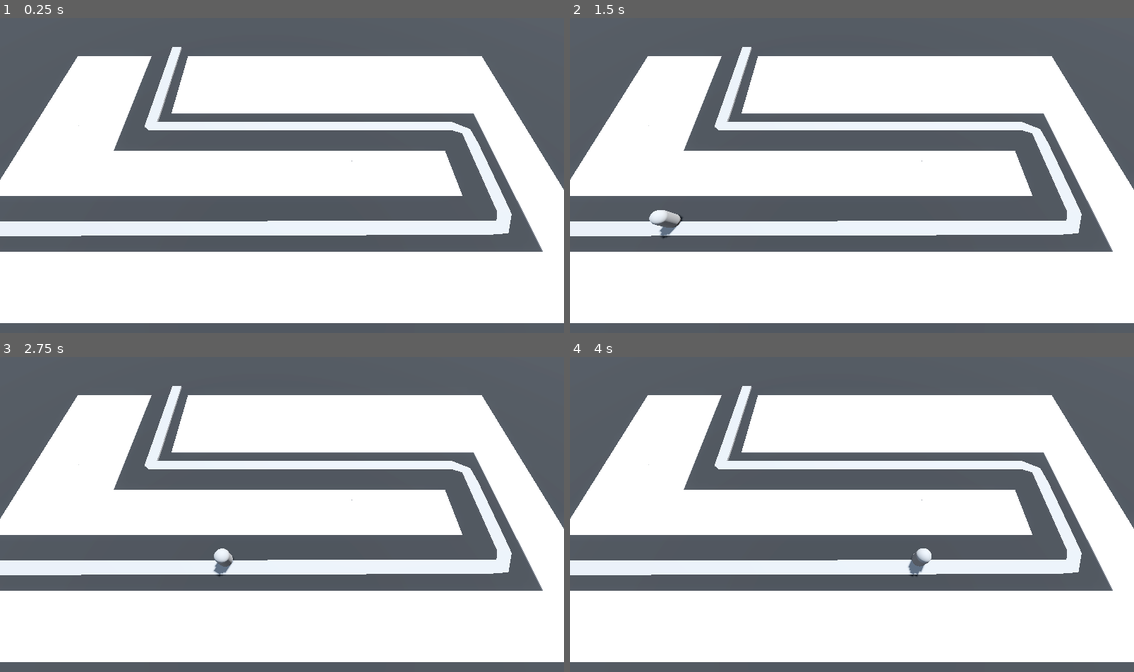
Above: before the commit, frames 1-4 (two rows, left to right).
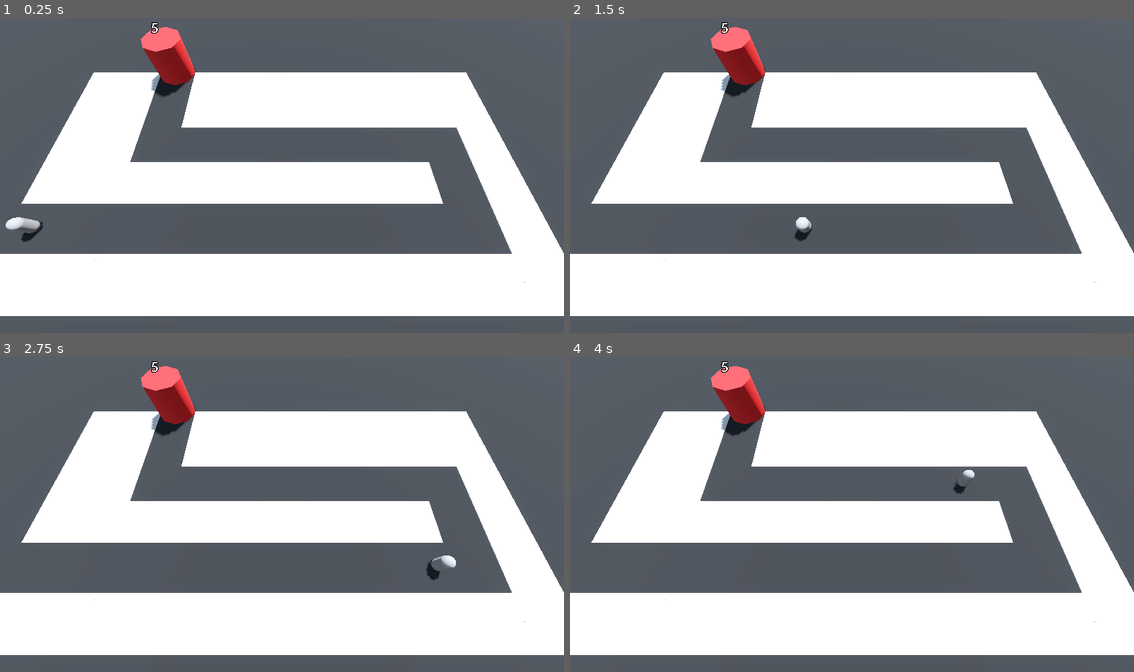
Above: after the commit, the same moments.

Repository: sushant102004/Barbarian-Tower-Defense-Game
Game: Godot game, scene res://Scenes/BaseLevel.tscn
Same seed, same stepped clock (60 frames per second), same inputs: the game is played once before the commit and once after it. The project has no main scene, so this scene is started directly.
Inputs:
- Up to frame 1 (0.25 s): no input
- Up to frame 2 (1.5 s): no input
- Up to frame 3 (2.75 s): no input
- Up to frame 4 (4 s): no input

The runs differ from the first frame. In frame 1, 25% of the frame differs, in the area x 0-100%, y 1-97%; in frame 2, 25%; in frame 3, 25%; in frame 4, 25%.

Commit message:
Added Enemy Script

Diff:
--- a/Scenes/BaseLevel.tscn
+++ b/Scenes/BaseLevel.tscn
@@ -1,7 +1,8 @@
-[gd_scene load_steps=8 format=3 uid="uid://mfu7mp73nbk3"]
+[gd_scene load_steps=9 format=3 uid="uid://mfu7mp73nbk3"]
 
 [ext_resource type="MeshLibrary" uid="uid://cxjnuf1bdu6d1" path="res://MeshLibrary/SpaceLibrary.tres" id="1_flhrr"]
 [ext_resource type="PackedScene" uid="uid://c63bwcchio3ny" path="res://Scenes/enemy.tscn" id="2_hqm3o"]
+[ext_resource type="PackedScene" uid="uid://b3e2wpbf3hhpu" path="res://Scenes/base.tscn" id="3_m1yhr"]
 
 [sub_resource type="ProceduralSkyMaterial" id="ProceduralSkyMaterial_2n4vu"]
 sky_horizon_color = Color(0.64625, 0.65575, 0.67075, 1)
@@ -26,7 +27,7 @@
 }
 point_count = 5
 
-[node name="BaseLevel" type="Node3D"]
+[node name="Level" type="Node3D"]
 
 [node name="WorldEnvironment" type="WorldEnvironment" parent="."]
 environment = SubResource("Environment_dsdf3")
@@ -40,7 +41,7 @@
 material_override = SubResource("StandardMaterial3D_w6oyp")
 
 [node name="Camera3D" type="Camera3D" parent="."]
-transform = Transform3D(1, 0, 0, 0, 0.422618, 0.906308, 0, -0.906308, 0.422618, -1.756, 15, 9.18127)
+transform = Transform3D(1, 0, 0, 0, 0.422618, 0.906308, 0, -0.906308, 0.422618, -1.756, 17.074, 9.181)
 
 [node name="GridMap" type="GridMap" parent="."]
 mesh_library = ExtResource("1_flhrr")
@@ -55,6 +56,7 @@
 
 [node name="CSGPolygon3D" type="CSGPolygon3D" parent="Path3D"]
 transform = Transform3D(1, 0, 0, 0, 0.15, 0, 0, 0, 1, 0, 0, 0)
+visible = false
 mode = 2
 path_node = NodePath("..")
 path_interval_type = 0
@@ -68,3 +70,5 @@
 
 [node name="Enemy" parent="Path3D" instance=ExtResource("2_hqm3o")]
 transform = Transform3D(0.00239415, 0, -0.999997, 0, 1, 0, 0.999997, 0, 0.00239415, -25, 0, 6)
+
+[node name="Base" parent="." instance=ExtResource("3_m1yhr")]
--- /dev/null
+++ b/Scenes/base.gd
@@ -0,0 +1,14 @@
+extends Node3D
+
+@export var max_health : int = 5
+@onready var label: Label3D = $label
+
+func _ready() -> void:
+	label.text = str(max_health)
+
+func take_damage() -> void:
+	max_health = max_health - 1
+	label.text = str(max_health)
+
+func _process(delta: float) -> void:
+	pass
--- /dev/null
+++ b/Scenes/base.tscn
@@ -0,0 +1,22 @@
+[gd_scene load_steps=3 format=3 uid="uid://b3e2wpbf3hhpu"]
+
+[ext_resource type="Script" path="res://Scenes/base.gd" id="1_7sku1"]
+
+[sub_resource type="StandardMaterial3D" id="StandardMaterial3D_1cpjh"]
+albedo_color = Color(0.839216, 0.192157, 0.196078, 1)
+
+[node name="Base" type="Node3D" groups=["base"]]
+script = ExtResource("1_7sku1")
+
+[node name="CSGCylinder3D" type="CSGCylinder3D" parent="."]
+transform = Transform3D(1, 0, 0, 0, 1, 0, 0, 0, 1, -13.971, 2, -11.97)
+material_override = SubResource("StandardMaterial3D_1cpjh")
+radius = 2.0
+height = 4.0
+
+[node name="label" type="Label3D" parent="."]
+transform = Transform3D(1, 0, 0, 0, 1, 0, 0, 0, 1, -13.971, 5.05778, -11.97)
+billboard = 1
+text = "Health"
+font_size = 250
+outline_size = 60
--- a/Scenes/enemy.gd
+++ b/Scenes/enemy.gd
@@ -2,5 +2,10 @@
 
 @export var enemy_movement_speed : float = 0.1
 
+@onready var base = get_tree().get_first_node_in_group("base")
+
 func _process(delta: float) -> void:
 	progress += delta + enemy_movement_speed
+	if progress_ratio == 1:
+		base.take_damage()
+		set_process(false)
--- a/Scenes/enemy.tscn
+++ b/Scenes/enemy.tscn
@@ -8,6 +8,7 @@
 transform = Transform3D(0.00239415, 0, -0.999997, 0, 1, 0, 0.999997, 0, 0.00239415, 0, 0, 0)
 loop = false
 script = ExtResource("1_7tnhy")
+enemy_movement_speed = 0.2
 
 [node name="MeshInstance3D" type="MeshInstance3D" parent="."]
 transform = Transform3D(1, 0, 6.98492e-10, 0, 1, 0, -6.98492e-10, 0, 1, 0, 0.883662, 0)
Not shown: 4 places in MeshLibrary/SpaceLibrary.tres that only renumber resources
